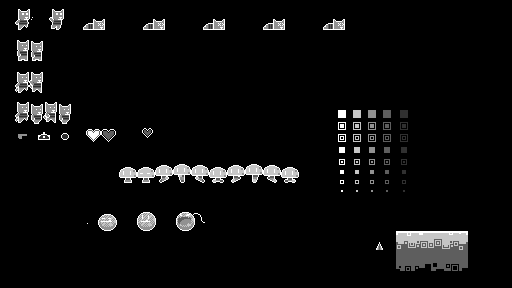
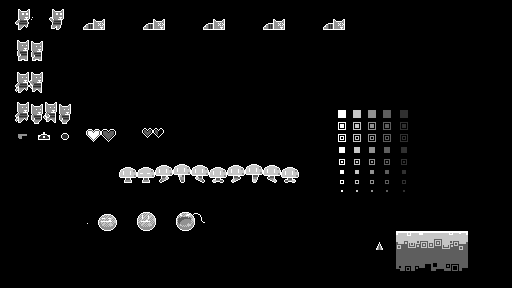
Before/after of a 512x288 layered artwork. What changed in the layer stack:
painted on "Background" over (153, 128, 164, 138)
